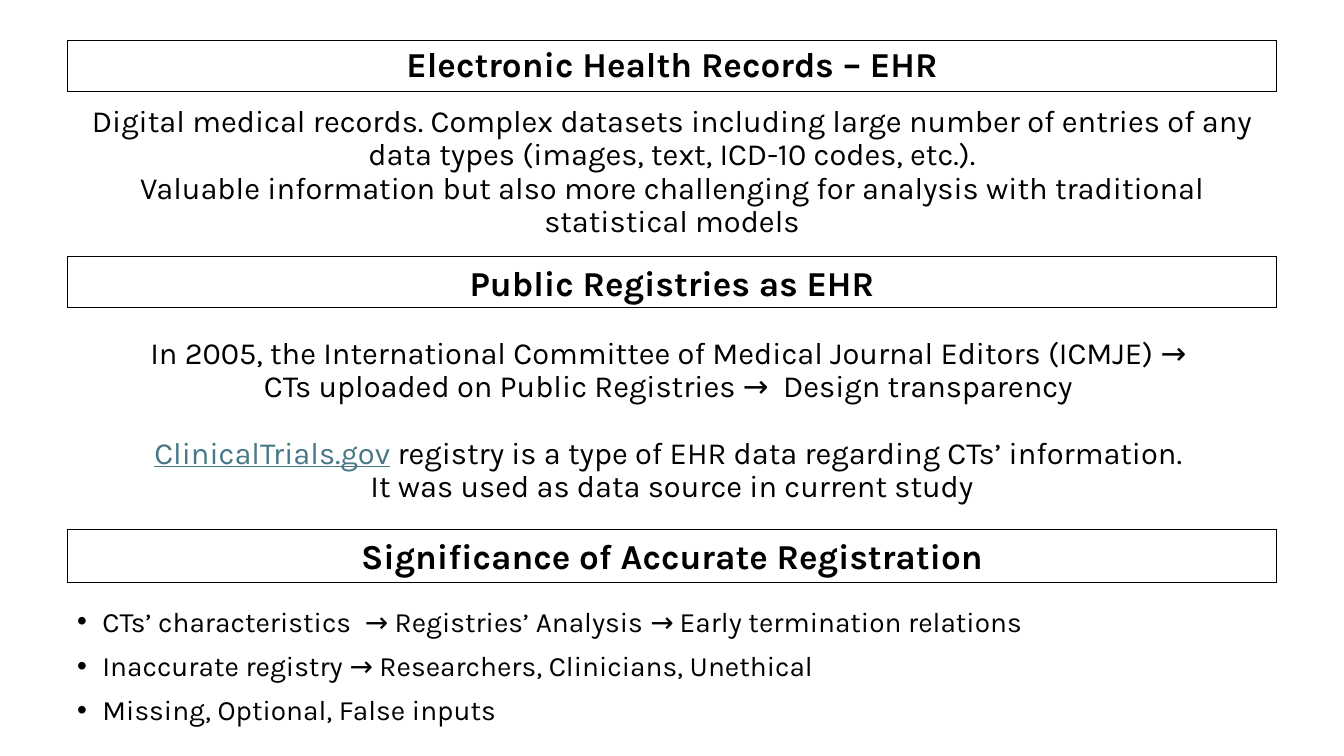
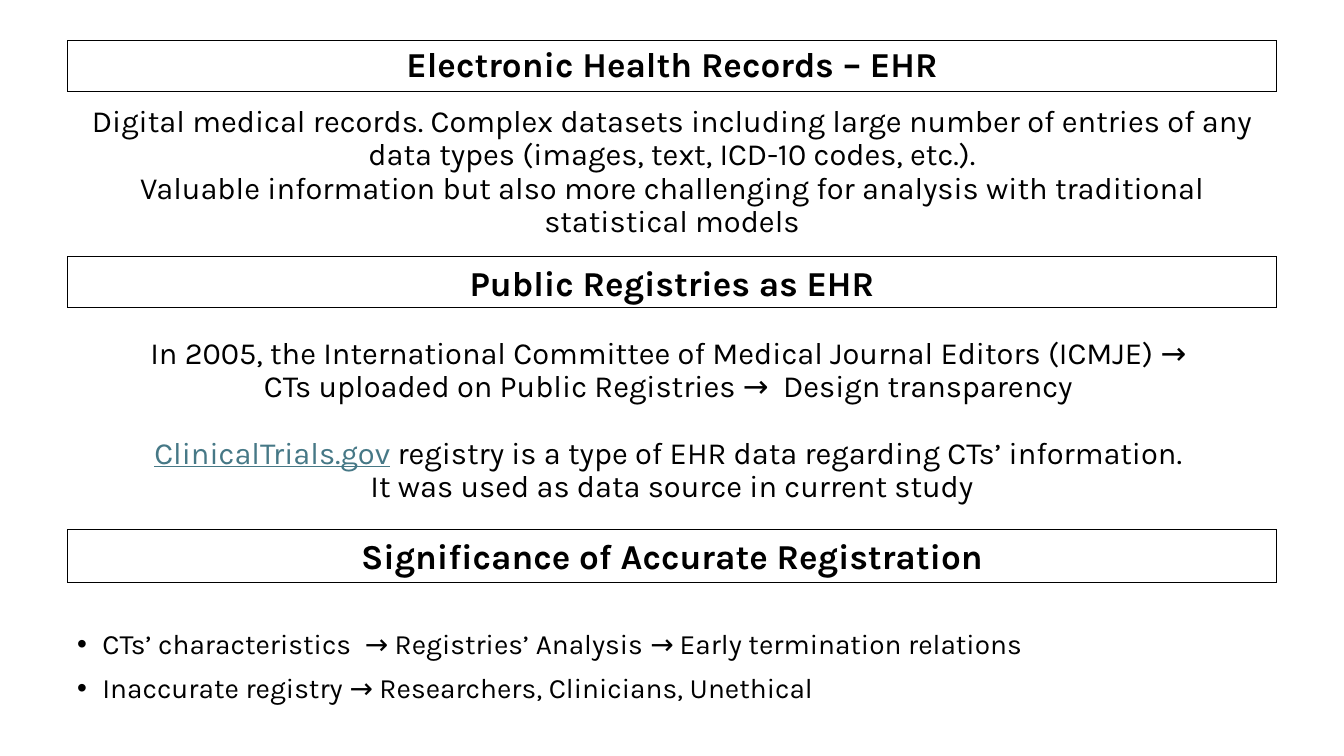
Before and after one commit to AndreouEugenia/Thesis, a slide deck: slide 6 of Thesis_Presentation.pptx (slide 5 before the commit). Drawn at 1344x756 pixels with LibreOffice and Linux fonts; fonts in the diff are those of the drawing; background and template pictures are left out. Boxes give left, top, right and bottom in pixels: in the first picture for what was removed or moved away, otherwise in the second. Text is boxed around its words. In the diff, an @@ line names an element or a change of style, - is before the commit and + after.

```diff
--- a/Thesis_Presentation.pptx
+++ b/Thesis_Presentation.pptx
@@ text at <box>102,700,496,727</box>: paragraph removed @@
-• Missing, Optional, False inputs
```
Also in this commit, not shown: 9 other slides changed, 4 slides added, 1 slide removed, 1 other file.
